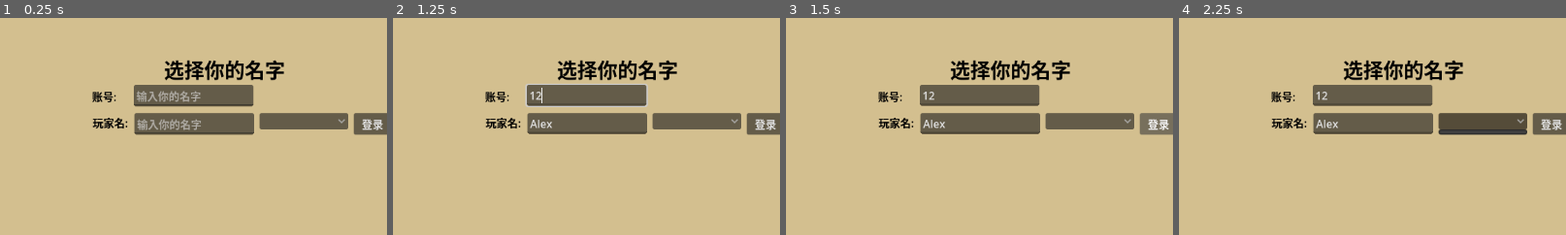
Above: before the commit, frames 1-4 (left to right).
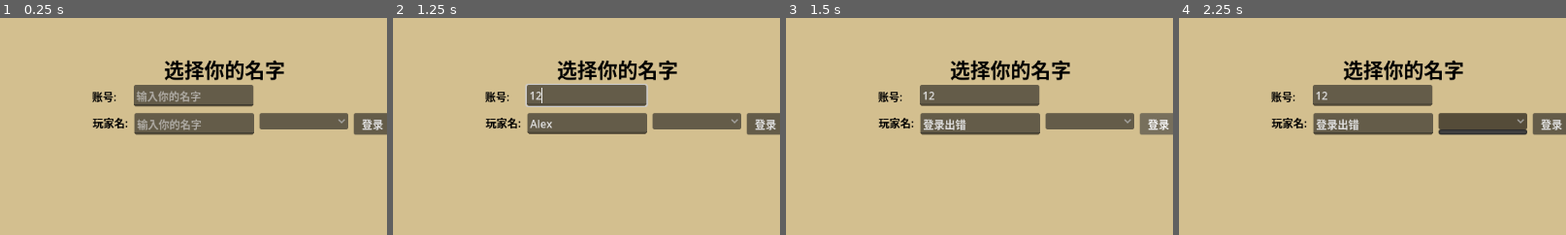
Above: after the commit, the same moments.

Repository: ShigureKancolle/godot_study_v2
Game: Godot game, scene res://Prefab/Login/LoginScene.tscn
Same seed, same stepped clock (60 frames per second), same inputs: the game is played once before the commit and once after it.
Inputs (mouse positions are % of the whole screen's width and height, from its top left):
- Up to frame 1 (0.25 s): no input
- Up to frame 2 (1.25 s): click (46, 53) at 0.52 s; type "Alex" at 0.6 s; click (46, 47) at 0.75 s; type "12" at 0.83 s
- Up to frame 3 (1.5 s): click "登录" at 1.25 s
- Up to frame 4 (2.25 s): click (60, 52) at 2 s
The pictures show only the part of the screen within x 21-71%, y 29-79%; the shares and areas given below are measured in that part.

Frames 1-2 are identical in both runs. In frame 3, 0.5% of the frame differs, in the area x 34-66%, y 46-55%; in frame 4, 0.5%.

Commit message:
Signed-off-by: sanae tekomori <1324711268@qq.com> 跑通登录流程

Diff:
--- a/client/Scirpt/app/GameBootstrap.gd
+++ b/client/Scirpt/app/GameBootstrap.gd
@@ -7,6 +7,7 @@
 
 func _ready():
 	web_socket_mgr = WebSocketMgr.Get()
+	web_socket_mgr.start()
 
 func _process(delta: float) -> void:
 	web_socket_mgr.poll(delta)
--- a/client/Scirpt/net/ProtocolCodec.gd
+++ b/client/Scirpt/net/ProtocolCodec.gd
@@ -0,0 +1,78 @@
+extends Singleton
+class_name ProtocolCodec
+
+static var _instance: ProtocolCodec = null
+
+static func Get_Ins() -> ProtocolCodec:
+	return _instance
+
+static func Get() -> ProtocolCodec:
+	if not _instance:
+		_instance = ProtocolCodec.new()
+	return _instance
+
+const game_pb = preload("../proto/game_proto.gd")
+
+var _registry: Dictionary = {}
+var _gm_classes: Array = []
+
+func decode_server(payload: PackedByteArray) -> Dictionary:
+	for entry in _gm_classes:
+		var gm_class = entry["class"]
+		var package: String = entry["package"]
+		var game_msg = gm_class.new()
+		var err: int = game_msg.from_bytes(payload)
+		if err != game_pb.PB_ERR.NO_ERRORS:
+			continue
+
+		var matched: Array = []
+		for tag in game_msg.data:
+			var service = game_msg.data[tag]
+			if service.state != game_pb.PB_SERVICE_STATE.FILLED:
+				continue
+			var field_name: String = service.field.name
+			print("package: ", package, "  field_name: ", field_name)
+			matched.append(service)
+
+		if matched.is_empty():
+			continue
+	return {}
+
+
+func encode_client(proto_name: String, proto_params: Dictionary) -> PackedByteArray:
+	var entry: Dictionary = get_msg_register(proto_name)
+	var gm_class = entry["gm_class"]
+	var field_name: String = entry["field_name"]
+
+	var game_msg = gm_class.new()
+	var sub_msg = game_msg.call("new_" + field_name)
+	_fill_message(sub_msg, proto_params)
+
+	var data: PackedByteArray = game_msg.to_bytes()
+	return data
+
+func get_msg_register(proto_name: String):
+	return _registry[proto_name]
+
+# 字典 -> protobuf 消息对象（递归）
+func _fill_message(msg, data: Dictionary) -> void:
+	if data == null:
+		return
+	for key in data:
+		var value = data[key]
+		if msg.has_method("new_" + key):
+			var sub = msg.call("new_" + key)
+			_fill_message(sub, value)
+		elif msg.has_method("add_" + key):
+			for item in value:
+				var element = msg.call("add_" + key)
+				_fill_message(element, item)
+		elif msg.has_method("set_" + key):
+			msg.call("set_" + key, value)
+		elif msg.has_method("get_" + key):
+			var arr = msg.call("get_" + key)
+			if value is Array:
+				for item in value:
+					arr.append(item)
+			else:
+				arr.append(value)
--- a/client/Scirpt/net/ServerMessageRouter.gd
+++ b/client/Scirpt/net/ServerMessageRouter.gd
@@ -0,0 +1,37 @@
+extends Singleton
+class_name MessageRouter
+const GameProto = preload("../proto/game_proto.gd")
+
+static var _instance: MessageRouter = null
+
+static func Get_Ins() -> MessageRouter:
+	return _instance
+
+static func Get() -> MessageRouter:
+	if not _instance:
+		_instance = MessageRouter.new()
+	return _instance
+
+# 先写死在这 之后解耦
+var _handlers := {
+	GameProto.ServerMessage.PayloadCase.LOGIN_ACCEPTED: _on_login_accepted,
+}
+
+func _on_login_accepted(msg: GameProto.ServerMessage):
+	var login_accepted = msg.get_login_accepted()
+	print("登录成功, account: ", login_accepted.get_account(), "  name: ",login_accepted.get_player_name())
+
+
+func route(raw: PackedByteArray) -> void:
+	var message := GameProto.ServerMessage.new()
+	var result := message.from_bytes(raw)
+	if result != GameProto.PB_ERR.NO_ERRORS:
+		push_error("解析消息失败")
+		return
+
+	var handler = _handlers.get(message.get_payload_case())
+	if not handler.is_valid():
+		push_error("未注册的处理函数")
+		return
+
+	handler.call(message)
--- a/client/Scirpt/net/WebSocketTransport.gd
+++ b/client/Scirpt/net/WebSocketTransport.gd
@@ -1,5 +1,12 @@
 extends Singleton
 class_name WebSocketMgr
+
+const GameProto = preload("../proto/game_proto.gd")
+
+static var _instance: WebSocketMgr = null
+
+static func Get_Ins() -> WebSocketMgr:
+	return _instance
 
 static func Get() -> WebSocketMgr:
 	if not _instance:
@@ -18,12 +25,26 @@
 	var state = wsp.get_ready_state()
 	if state == WebSocketPeer.STATE_OPEN:
 		while wsp.get_available_packet_count():
-			print("数据包：", wsp.get_packet())
+			var packet := wsp.get_packet()
+			print("数据包：", packet)
+			MessageRouter.Get().route(packet)
 	elif state == WebSocketPeer.STATE_CLOSING:
 		# 继续轮询才能正确关闭。
 		pass
 	elif state == WebSocketPeer.STATE_CLOSED:
 		pass
 
+# 先写死一个发送登录的方法 之后再改成服务端那样通用的
+func send_login(acc: String, name: String) -> Error:
+	if wsp.get_ready_state() != WebSocketPeer.STATE_OPEN:
+		return ERR_UNAVAILABLE
+
+	var envelope := GameProto.ClientMessage.new()
+	var request := envelope.new_login_request()
+	request.set_account(acc.strip_edges())
+	request.set_player_name(name.strip_edges())
+
+	return wsp.send(envelope.to_bytes())
+
 func send():
 	pass
--- a/client/Scirpt/proto/game_proto.gd
+++ b/client/Scirpt/proto/game_proto.gd
@@ -883,6 +883,11 @@
 		service.field = __account
 		data[__account.tag] = service
 
+		__player_name = PBField.new("player_name", PB_DATA_TYPE.STRING, PB_RULE.OPTIONAL, 2, true, DEFAULT_VALUES_3[PB_DATA_TYPE.STRING])
+		service = PBServiceField.new()
+		service.field = __player_name
+		data[__player_name.tag] = service
+
 	var data = {}
 
 	var __account: PBField
@@ -897,6 +902,19 @@
 		__account.value = DEFAULT_VALUES_3[PB_DATA_TYPE.STRING]
 	func set_account(value : String) -> void:
 		__account.value = value
+
+	var __player_name: PBField
+	func has_player_name() -> bool:
+		if __player_name.value != null:
+			return true
+		return false
+	func get_player_name() -> String:
+		return __player_name.value
+	func clear_player_name() -> void:
+		data[2].state = PB_SERVICE_STATE.UNFILLED
+		__player_name.value = DEFAULT_VALUES_3[PB_DATA_TYPE.STRING]
+	func set_player_name(value : String) -> void:
+		__player_name.value = value
 
 	func _to_string() -> String:
 		return PBPacker.message_to_string(data)
--- a/client/Scirpt/tools/Singleton.gd
+++ b/client/Scirpt/tools/Singleton.gd
@@ -1,10 +1,5 @@
 extends Object
 class_name Singleton
-
-static var _instance: Singleton = null
-
-static func Get_Ins() -> Singleton:
-	return _instance
 
 static func Get() -> Singleton:
 	var msg = "必须重构Singleton的Get"
--- a/client/Scirpt/ui/Login/login_scene.gd
+++ b/client/Scirpt/ui/Login/login_scene.gd
@@ -4,6 +4,12 @@
 	$Bg/LoginButton.pressed.connect(_on_click_login)
 
 func _on_click_login():
-	var acc = $Bg/AccountInput.get_text()
-	var name = $Bg/NameInput.get_text()
-	WebSocketMgr.Get().wsp.send_text("我来了")
+	var acc: String = $Bg/AccountInput.get_text()
+	var name: String = $Bg/NameInput.get_text()
+	if acc.strip_edges().is_empty() or name.strip_edges().is_empty():
+		push_error("账号和名字不能为空")
+	var result := WebSocketMgr.Get().send_login(acc, name)
+	if result != OK:
+		$Bg/NameInput.set_text("登录出错")
+	else:
+		$Bg/NameInput.set_text("登录成功")
Not shown, changed: protocol/game.proto
Not shown, added: server/app/app_runtime.py
Not shown, changed: server/app/bootstrap.py
Not shown, changed: server/game/commands.py
Not shown, changed: server/game/systems/comp_system.py
Not shown, changed: server/game/world.py
Not shown, changed: server/main.py
Not shown, changed: server/proto/generated/game_pb2.py
Not shown, changed: server/protocol/codec.py
Not shown, changed: server/protocol/contract.py
Not shown, changed: server/protocol/handlers/login_handler.py
Not shown, added: server/protocol/router.py
(and 4 more such lines)
